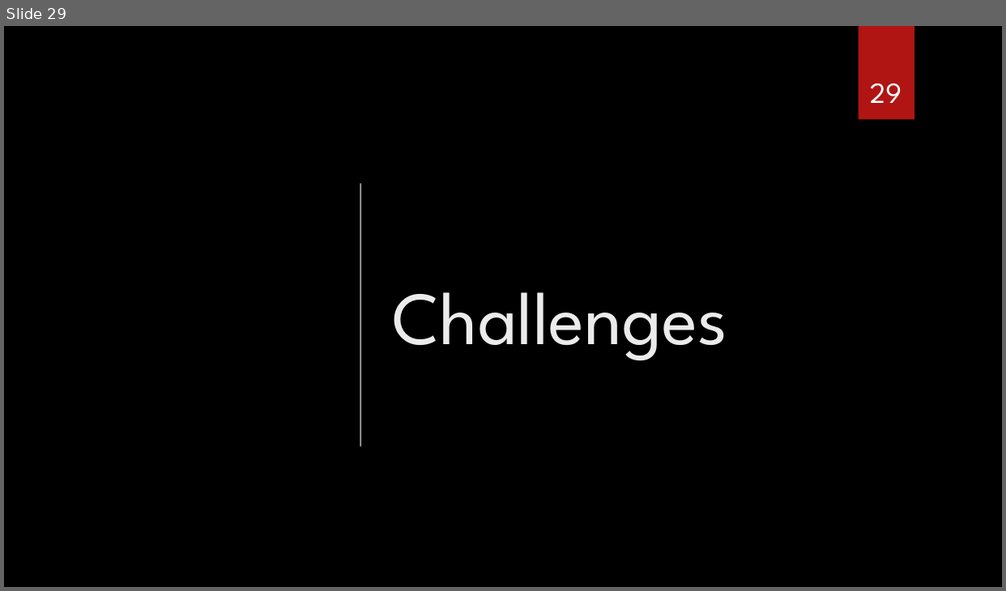
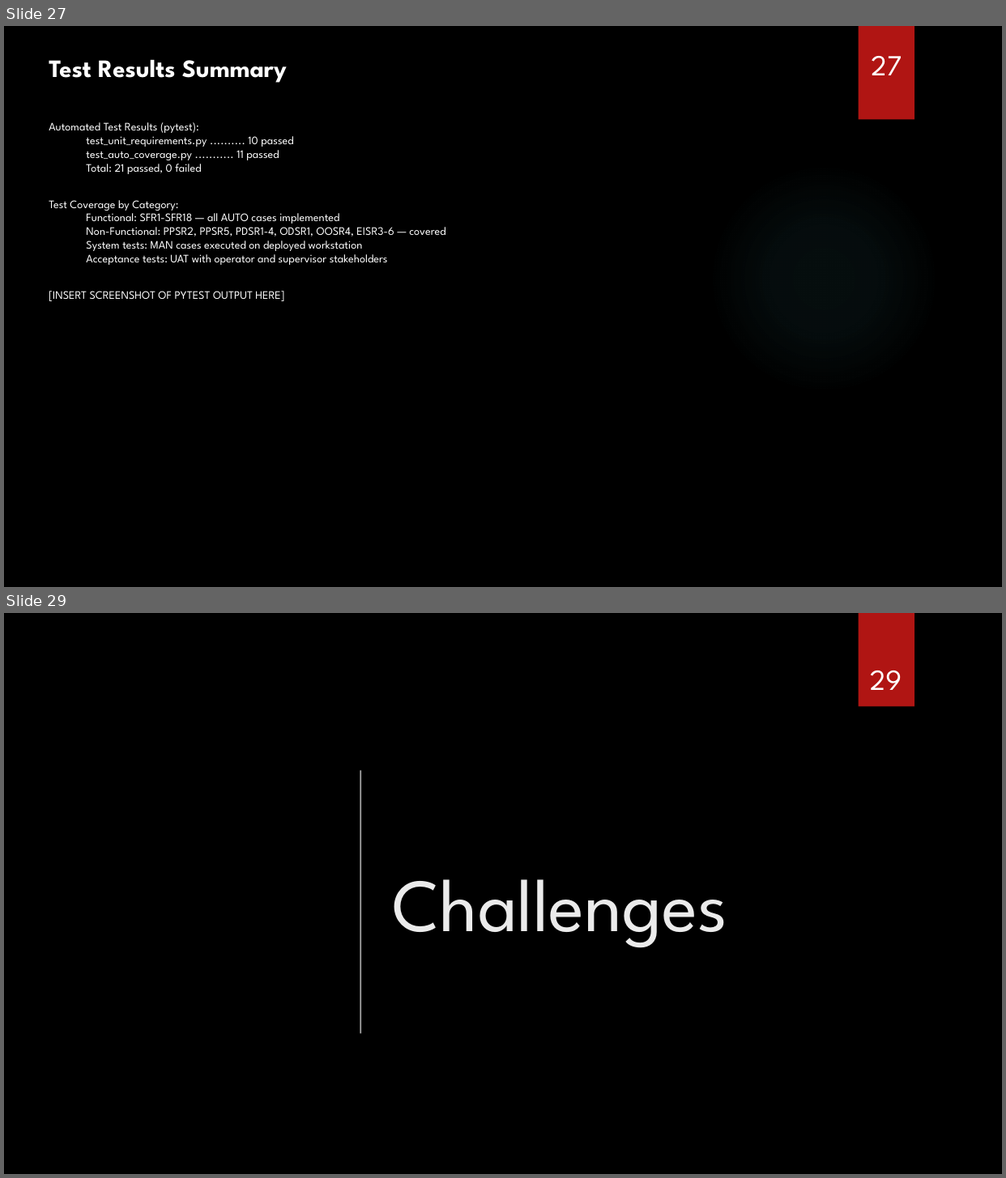
Before and after one commit to SeniorDesignBehrend/AIBI-Computer-Vision-for-Manufacturing, a slide deck: docs/reports/senior_design3.pptx. Shown one above the other, each under a label of ours: slide 29 before the commit, slides 27 and 29 after it; the slides between them are not shown. The pictures are 1006x591 and 1006x1178 pixels, drawn with LibreOffice and Linux fonts; fonts in the diff are those of the drawing; grey boxes stand for pictures; background and template pictures are left out. Boxes give left, top, right and bottom in pixels: in the first picture for what was removed or moved away, otherwise in the second. Text is boxed around its words. In the diff, an @@ line names an element or a change of style, - is before the commit and + after.

```diff
--- a/docs/reports/senior_design3.pptx
+++ b/docs/reports/senior_design3.pptx
@@ slide 27 added at <box>4,26,1002,587</box>, background picture (left out) @@
@@ rectangle added at <box>859,26,914,120</box>, fill #B01513 @@
@@ text added at <box>49,59,287,83</box>, 24 pt, text #FFFFFF, bold @@
+Test Results Summary
@@ page number added at <box>871,56,901,75</box>, 28 pt, text #FFFFFF @@
+27
@@ text added at <box>49,122,445,301</box>, 11 pt, text #FFFFFF @@
+Automated Test Results (pytest):
+  test_unit_requirements.py .......... 10 passed
+  test_auto_coverage.py ........... 11 passed
+  Total: 21 passed, 0 failed
+Test Coverage by Category:
+  Functional: SFR1-SFR18 — all AUTO cases implemented
+  Non-Functional: PPSR2, PPSR5, PDSR1-4, ODSR1, OOSR4, EISR3-6 — covered
+  System tests: MAN cases executed on deployed workstation
+  Acceptance tests: UAT with operator and supervisor stakeholders
+[INSERT SCREENSHOT OF PYTEST OUTPUT HERE]
@@ ellipse added at <box>709,163,939,394</box>, fill gradient #50B9C1 @@
```
Also in this commit, not shown: 17 slides changed, 8 other slides added, 9 slides removed, 11 other files.
